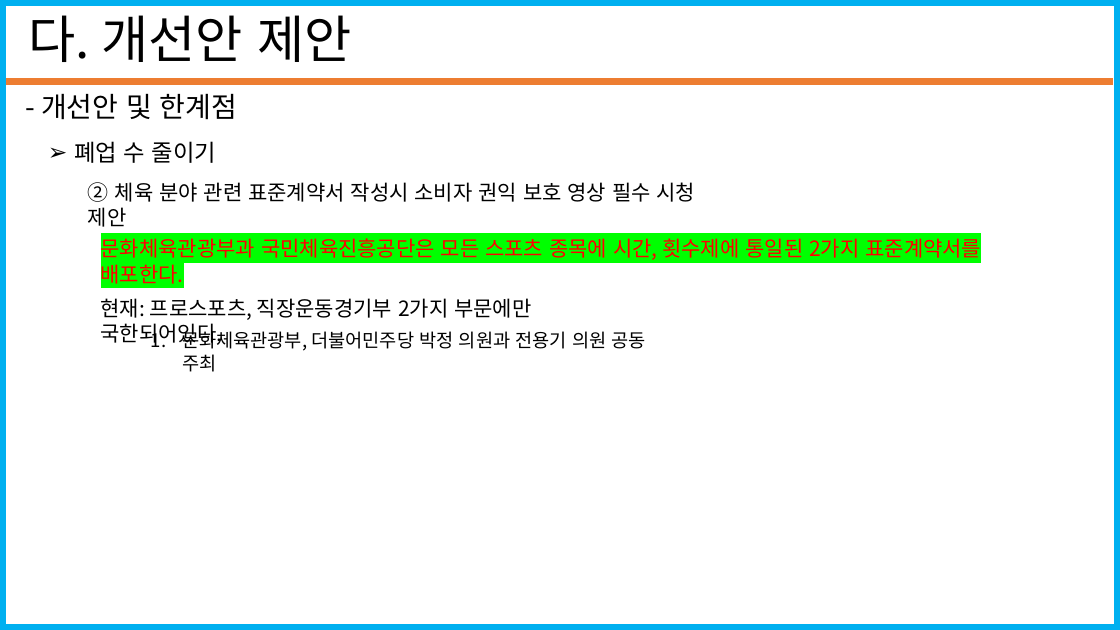
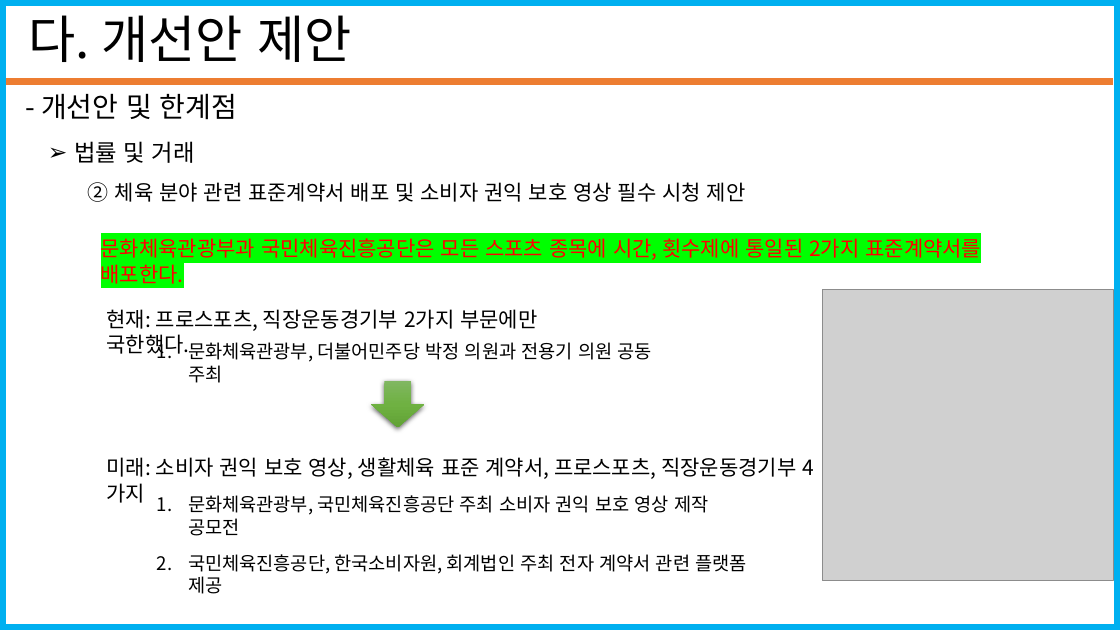
Before and after one commit to seungjae1162/SportsData, a slide deck: slide 17 of standard_in_2020-12-31/코로나19에따른 스포츠시설 폐업 수(20201228_20210103).pptx (slide 15 before the commit). Drawn at 1120x630 pixels with LibreOffice and Linux fonts; fonts in the diff are those of the drawing; grey boxes stand for pictures. Boxes give left, top, right and bottom in pixels: in the first picture for what was removed or moved away, otherwise in the second. Text is boxed around its words. In the diff, an @@ line names an element or a change of style, - is before the commit and + after.

```diff
--- a/standard_in_2020-12-31/코로나19에따른 스포츠시설 폐업 수(20201228_20210103).pptx
+++ b/standard_in_2020-12-31/코로나19에따른 스포츠시설 폐업 수(20201228_20210103).pptx
@@ text at <box>74,141,195,163</box>: text changed @@
-➢ 폐업 수 줄이기
+➢ 법률 및 거래
@@ text at <box>88,182,746,202</box>: text changed @@
-② 체육 분야 관련 표준계약서 작성시 소비자 권익 보호 영상 필수 시청 제안
+② 체육 분야 관련 표준계약서 배포 및 소비자 권익 보호 영상 필수 시청 제안
@@ picture added at <box>823,290,1114,581</box> @@
@@ text at <box>107,309,537,357</box>: text changed @@
-현재: 프로스포츠, 직장운동경기부 2가지 부문에만 국한되어있다.
+현재: 프로스포츠, 직장운동경기부 2가지 부문에만 국한했다.
@@ text "문화체육관광부, 더불어민주당 박정 의원과 전용기 ...": place and size @@
-text "문화체육관광부, 더불어민주당 박정 의원과 전용기 ..." at <box>182,328,646,351</box>
+text "문화체육관광부, 더불어민주당 박정 의원과 전용기 ..." at <box>188,342,651,362</box>
@@ down arrow added at <box>371,381,424,428</box>, fill gradient #81B861 to #6FB242 to #62A336 @@
@@ text added at <box>107,457,796,479</box>, 18 pt, text #000000 @@
+미래: 소비자 권익 보호 영상, 생활체육 표준 계약서, 프로스포츠, 직장운동경기부 4가지
@@ text added at <box>188,495,747,594</box>, 16 pt, text #000000 @@
+1. 문화체육관광부, 국민체육진흥공단 주최 소비자 권익 보호 영상 제작 공모전
+2. 국민체육진흥공단, 한국소비자원, 회계법인 주최 전자 계약서 관련 플랫폼 제공
```
Also in this commit, not shown: 7 other slides changed, 6 slides added.
